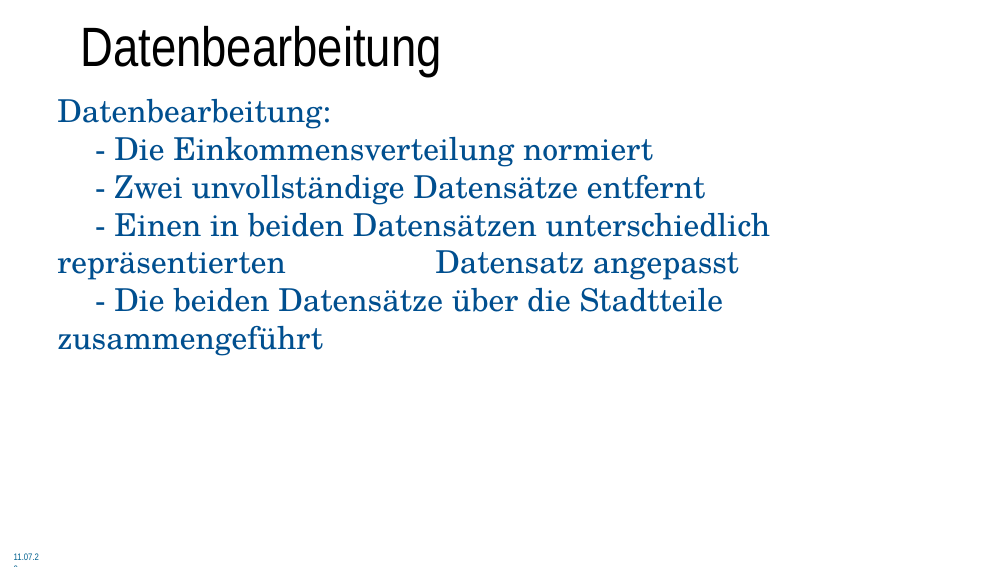
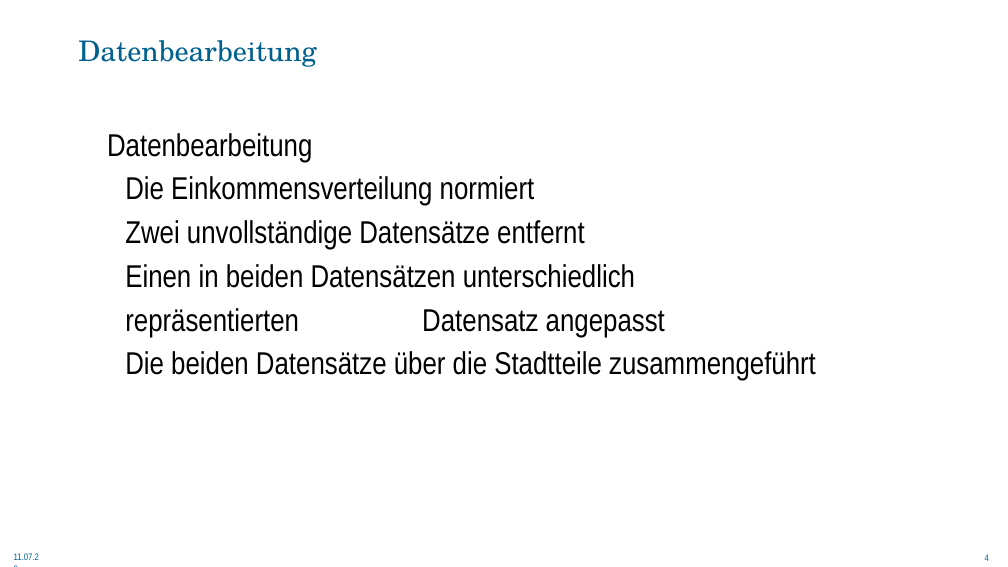
Before and after one commit to 5yntek/DataScienceProject, a slide deck: slide 4 of libreoffice/DataScienceMerge.odp. Drawn at 1008x567 pixels with LibreOffice and Linux fonts; fonts in the diff are those of the drawing; background and template pictures are left out. Boxes give left, top, right and bottom in pixels: in the first picture for what was removed or moved away, otherwise in the second. Text is boxed around its words. In the diff, an @@ line names an element or a change of style, - is before the commit and + after.

```diff
--- a/libreoffice/DataScienceMerge.odp
+++ b/libreoffice/DataScienceMerge.odp
@@ title "Datenbearbeitung": place and size @@
-title "Datenbearbeitung" at box(80, 25, 441, 76)
+title "Datenbearbeitung" at box(78, 40, 317, 67)
@@ title "Datenbearbeitung" at box(78, 40, 317, 67): size 105.6 to 54 pt, font Arial Narrow to TeX Gyre Schola, text colour #000000 to #00618F; indent changed; less space between paragraphs @@
@@ text at box(107, 133, 816, 381): text changed; font TeX Gyre Schola to Arial Narrow; text colour #004F8F to #000000 @@
-Datenbearbeitung:
-- Die Einkommensverteilung normiert
-- Zwei unvollständige Datensätze entfernt
-- Einen in beiden Datensätzen unterschiedlich repräsentierten Datensatz angepasst
-- Die beiden Datensätze über die Stadtteile zusammengeführt
+● Datenbearbeitung
+  − Die Einkommensverteilung normiert
+  − Zwei unvollständige Datensätze entfernt
+  − Einen in beiden Datensätzen unterschiedlich
+  − repräsentierten Datensatz angepasst
+  − Die beiden Datensätze über die Stadtteile zusammengeführt
@@ page number added at box(985, 554, 989, 561), 18 pt, text #00618F @@
+4
```
Also in this commit, not shown: 6 other slides changed.
